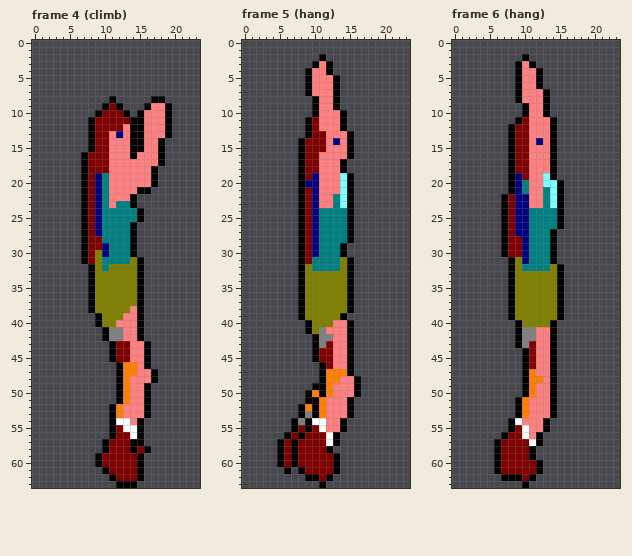
A pixel-art file gets an edit: assets/sprites/heroine_actions_cpc_mode0.aseprite. That is the earlier state.
24x64 pixels, 10 frames. Shown: frame 4 (climb), frame 5 (hang), frame 6 (hang). The commit also changed other frames, which this record leaves out.
After:
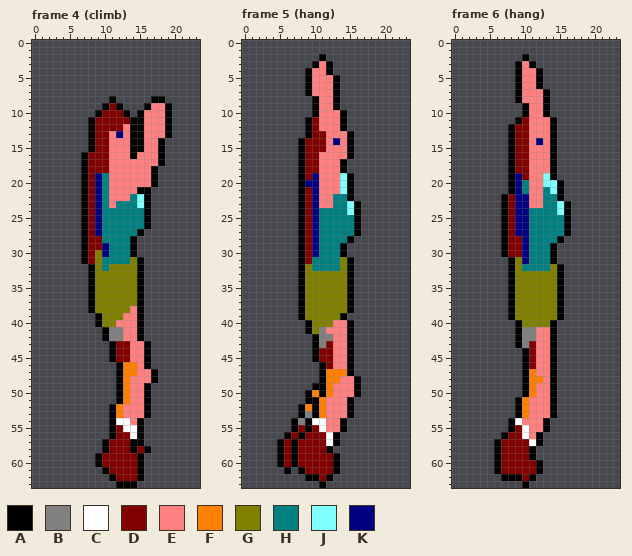
Palette (. is transparent): A #000000  B #808080  C #ffffff  D #800000  E #ff8080  F #ff8000  G #808000  H #008080  J #80ffff  K #000080
Diff:
Frame 4 (climb):
There is now colour A in rows 22 to 26 at x 16; in row 27 at x 15.
There is now colour H in row 26 at x 15.
The edit turns colour A into colour H in rows 22 to 23 at x 14; in rows 24 to 25 at x 15; in rows 26 to 27 at x 14.
There is now colour J in rows 22 to 23 at x 15.
Frame 5 (hang):
There is now colour A in rows 23 to 27 at x 16.
The edit turns colour A into colour H in rows 25 to 27 at x 15.
The edit turns colour J into colour H in rows 22 to 23 at x 14.
The edit turns colour A into colour J in rows 23 to 24 at x 15.
Frame 6 (hang):
There is now colour A in rows 23 to 27 at x 16; in row 28 at x 15.
There is now colour H in row 27 at x 15.
The edit turns colour A into colour H in rows 25 to 26 at x 15; in rows 27 to 28 at x 14.
The edit turns colour J into colour H in rows 22 to 23 at x 14.
The edit turns colour A into colour J in rows 23 to 24 at x 15.
Changed places in both pictures, as pixel boxes (x1, y1, x2, y2):
changed: (130, 194, 151, 236)
changed: (340, 194, 361, 236)
changed: (550, 194, 571, 243)
